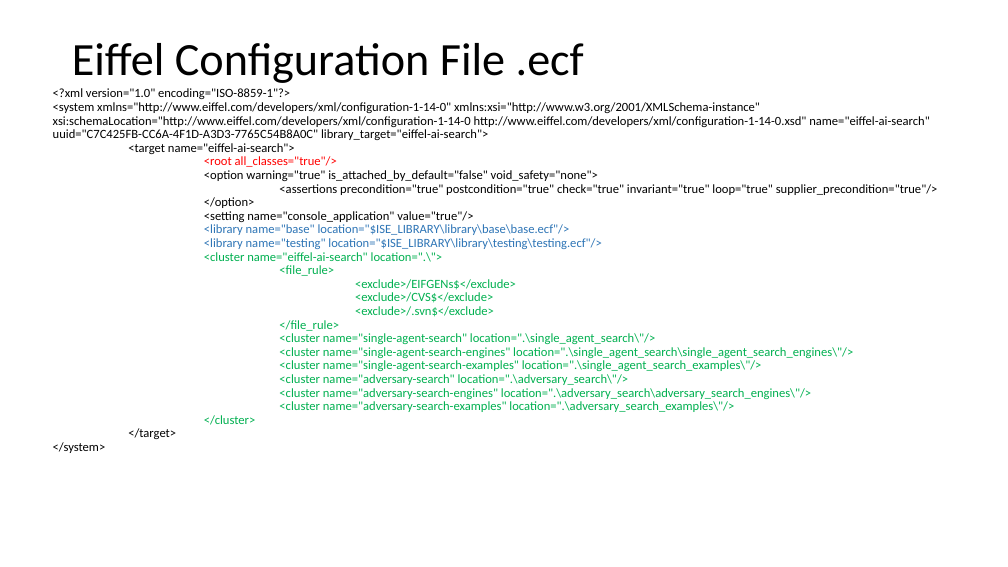
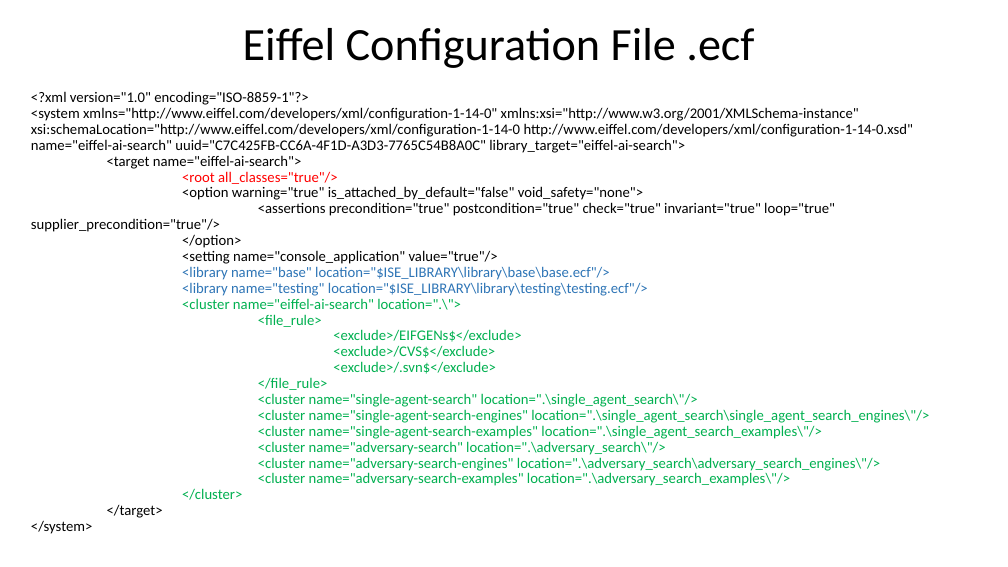
Before and after one commit to Noired/DOSE-Jan-8th-presentation, a slide deck: slide 10 of Slides/massa/massa_slides.pptx. Drawn at 1008x567 pixels with LibreOffice and Linux fonts; fonts in the diff are those of the drawing. Boxes give left, top, right and bottom in pixels: in the first picture for what was removed or moved away, otherwise in the second. Text is boxed around its words. In the diff, an @@ line names an element or a change of style, - is before the commit and + after.

```diff
--- a/Slides/massa/massa_slides.pptx
+++ b/Slides/massa/massa_slides.pptx
@@ title "Eiffel Configuration File .ecf" at [243, 28, 754, 68]: alignment left to centre @@
@@ text "<?xml version="1.0" encoding="ISO-8859-1"?>": place and size @@
-text "<?xml version="1.0" encoding="ISO-8859-1"?>" at [53, 88, 938, 453]
+text "<?xml version="1.0" encoding="ISO-8859-1"?>" at [31, 91, 929, 534]
@@ text "<?xml version="1.0" encoding="ISO-8859-1"?>" at [31, 91, 929, 534]: size 12 to 14 pt @@
```
Also in this commit, not shown: 4 other slides changed, 2 slides added, 4 other files.
